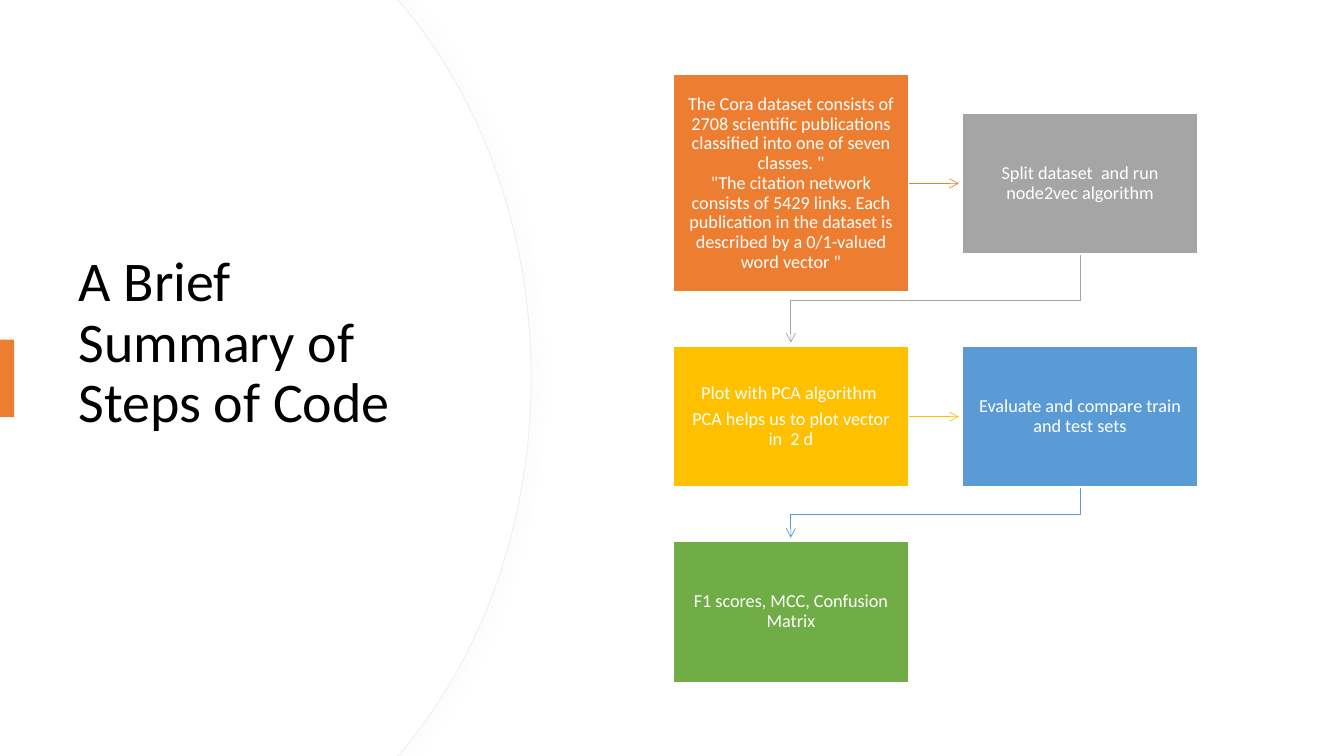
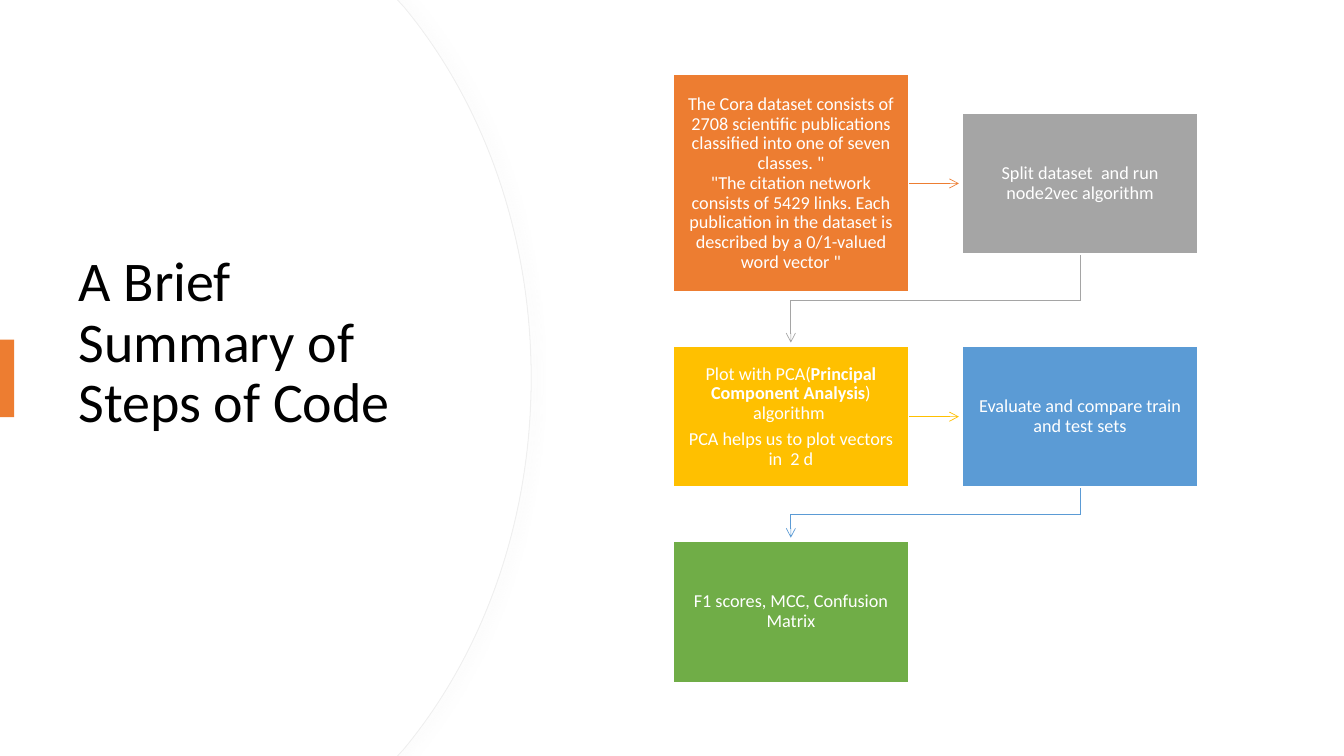
Before and after one commit to omerisildak/bbm462-Link-Prediction, a slide deck: slide 15 of Sunum/Presentation.pptx (slide 13 before the commit). Drawn at 1344x756 pixels with LibreOffice and Linux fonts; fonts in the diff are those of the drawing. Boxes give left, top, right and bottom in pixels: in the first picture for what was removed or moved away, otherwise in the second. Text is boxed around its words. In the diff, an @@ line names an element or a change of style, - is before the commit and + after.

```diff
--- a/Sunum/Presentation.pptx
+++ b/Sunum/Presentation.pptx
@@ text at [689, 367, 893, 465]: text changed @@
-Plot with PCA algorithm
-PCA helps us to plot vector in 2 d
+Plot with PCA(Principal Component Analysis) algorithm
+PCA helps us to plot vectors in 2 d
```
Also in this commit, not shown: 6 other slides changed, 2 slides added.
